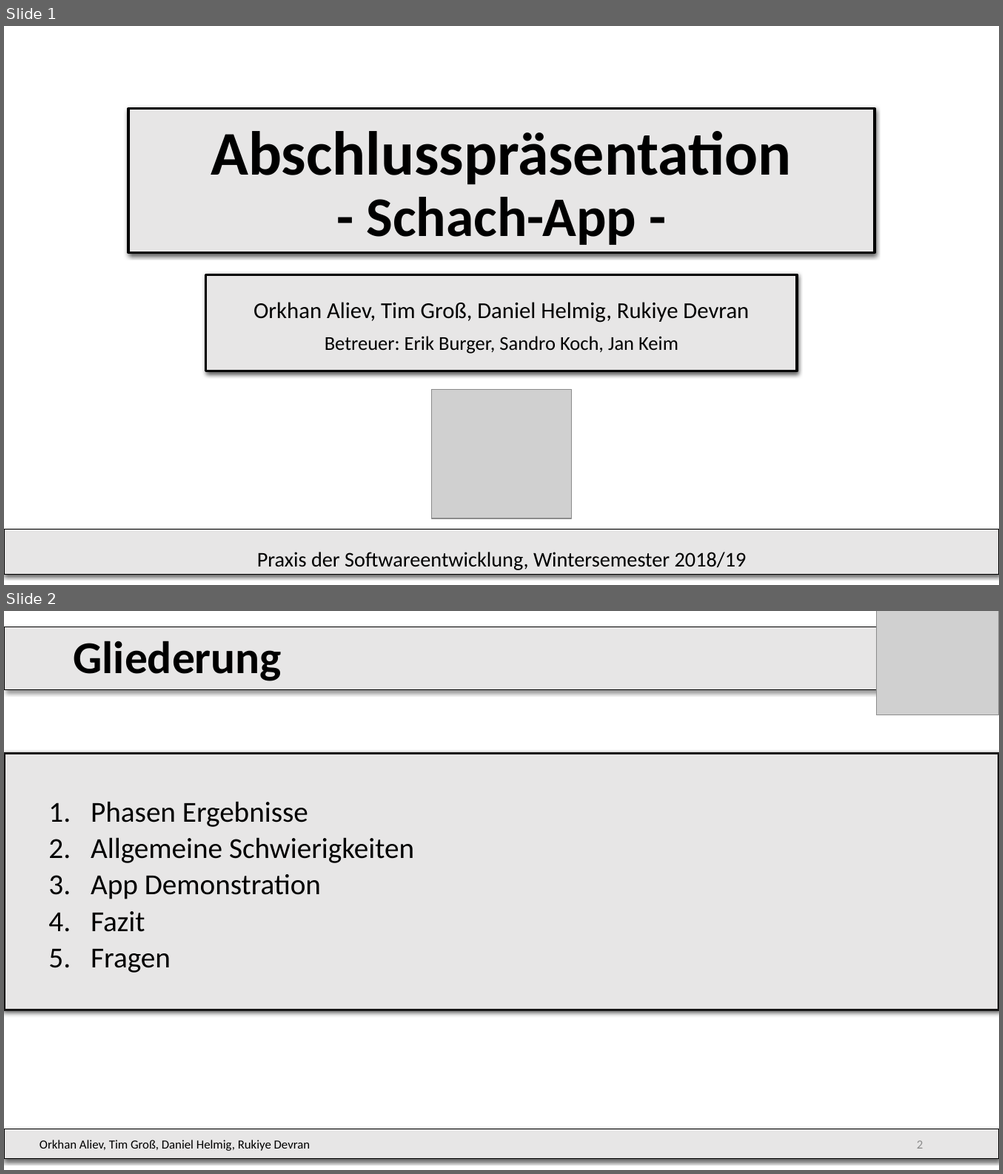
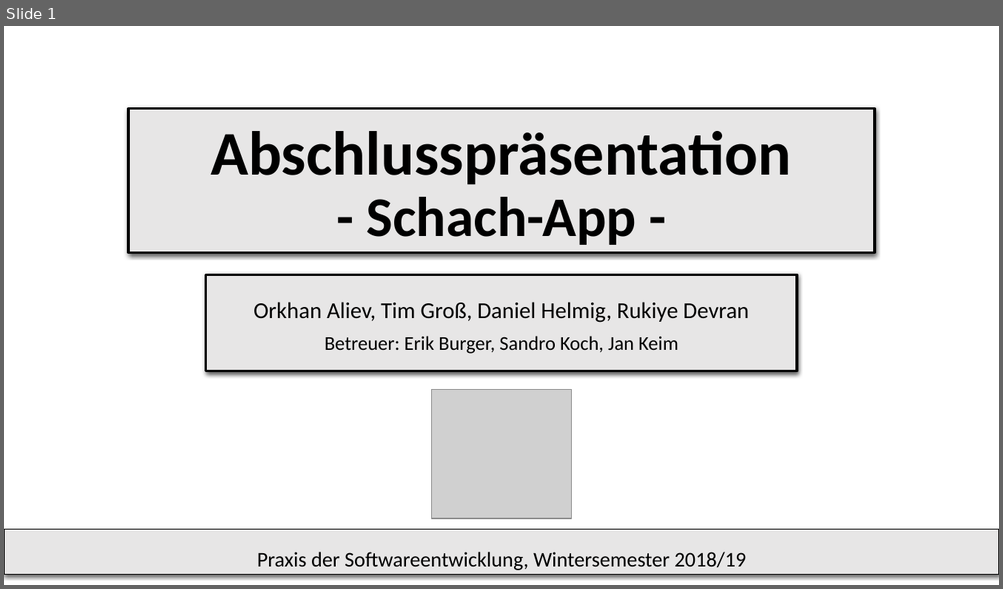
Before and after one commit to DrMopiti/pse, a slide deck: Abschlusspräsentation/Abschlusspräsentation.pptx. Shown one above the other, each under a label of ours: slides 1 and 2 before the commit, slide 1 after it. The pictures are 1003x1174 and 1003x589 pixels, drawn with LibreOffice and Linux fonts; fonts in the diff are those of the drawing; grey boxes stand for pictures; background and template pictures are left out. Boxes give left, top, right and bottom in pixels: in the first picture for what was removed or moved away, otherwise in the second. Text is boxed around its words. In the diff, an @@ line names an element or a change of style, - is before the commit and + after.

```diff
--- a/Abschlusspräsentation/Abschlusspräsentation.pptx
+++ b/Abschlusspräsentation/Abschlusspräsentation.pptx
@@ slide 2 removed at (x1=4, y1=611, x2=999, y2=1170), background picture (left out) @@
@@ title removed at (x1=4, y1=627, x2=896, y2=690) @@
-Gliederung
@@ picture removed at (x1=876, y1=611, x2=999, y2=715) @@
@@ text removed at (x1=4, y1=754, x2=999, y2=1011) @@
-  1. Phasen Ergebnisse
-  2. Allgemeine Schwierigkeiten
-  3. App Demonstration
-  4. Fazit
-  5. Fragen
@@ rectangle removed at (x1=4, y1=1130, x2=999, y2=1159) @@
-Orkhan Aliev, Tim Groß, Daniel Helmig, Rukiye Devran
@@ page number removed at (x1=916, y1=1141, x2=922, y2=1149) @@
-2
```
Also in this commit, not shown: 8 slides changed.
